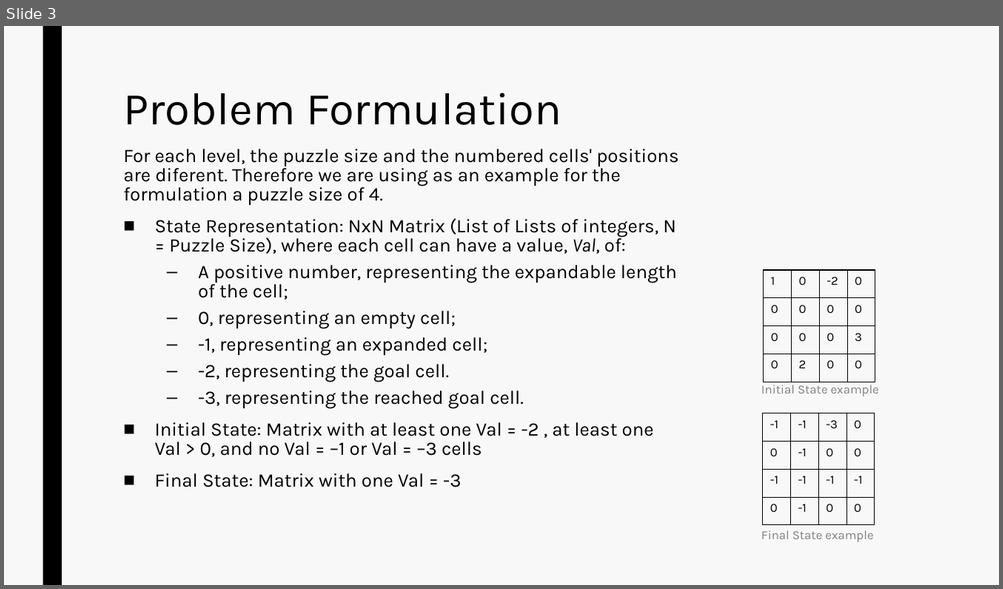
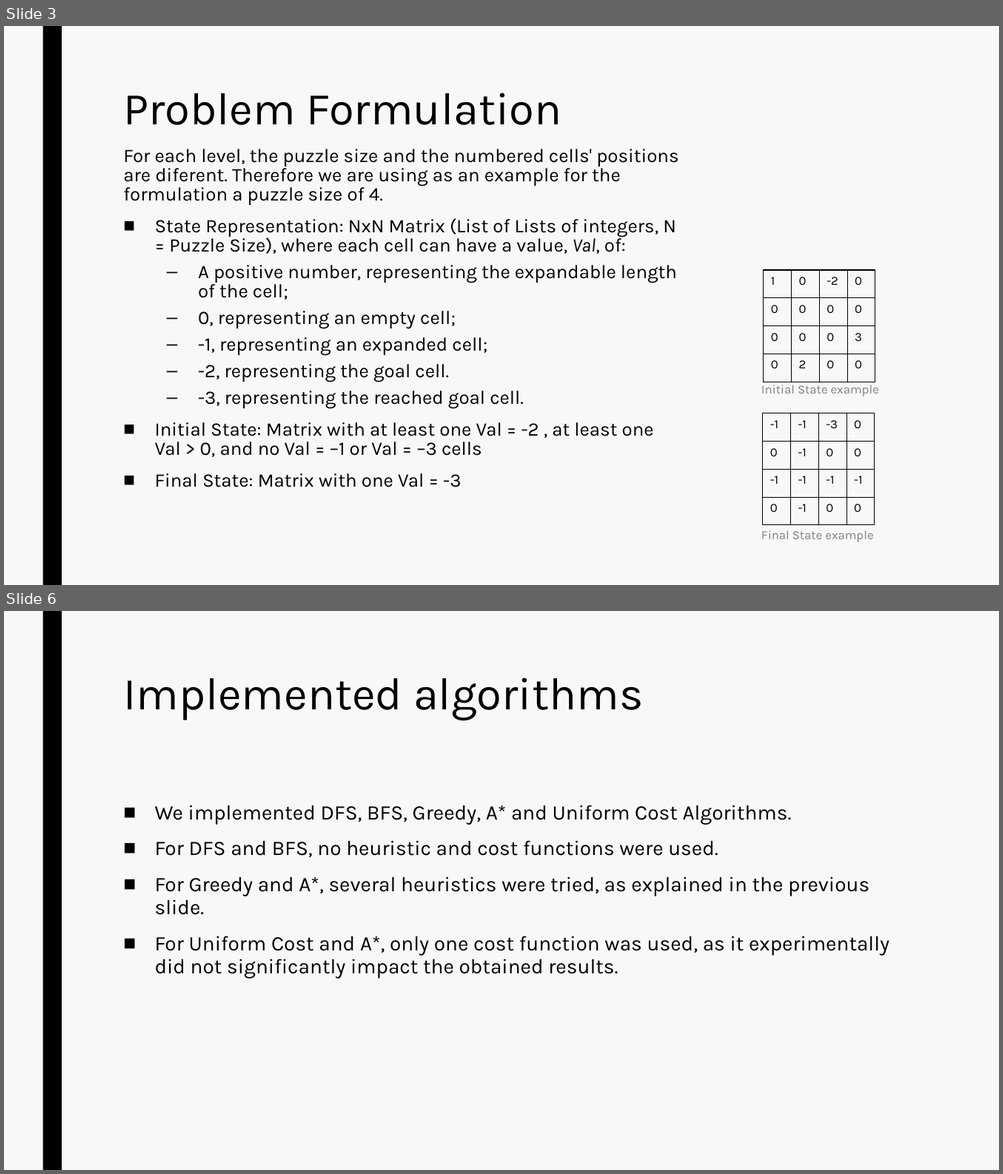
Before and after one commit to MOAAS/ZhedAI, a slide deck: TP1 - Zhed/doc/Entrega Final.pptx. Shown one above the other, each under a label of ours: slide 3 before the commit, slides 3 and 6 after it; the slides between them are not shown. The pictures are 1003x589 and 1003x1174 pixels, drawn with LibreOffice and Linux fonts; fonts in the diff are those of the drawing. Boxes give left, top, right and bottom in pixels: in the first picture for what was removed or moved away, otherwise in the second. Text is boxed around its words. In the diff, an @@ line names an element or a change of style, - is before the commit and + after.

```diff
--- a/TP1 - Zhed/doc/Entrega Final.pptx
+++ b/TP1 - Zhed/doc/Entrega Final.pptx
@@ slide 6 added at (x1=4, y1=611, x2=999, y2=1170), background #F8F8F8; not listed: 1 template element that a slide beside it also shows @@
@@ title added at (x1=123, y1=678, x2=643, y2=721), 44 pt, text #000000 @@
+Implemented algorithms
@@ text added at (x1=155, y1=805, x2=889, y2=979), 20 pt, text #000000 @@
+■ We implemented DFS, BFS, Greedy, A* and Uniform Cost Algorithms.
+■ For DFS and BFS, no heuristic and cost functions were used.
+■ For Greedy and A*, several heuristics were tried, as explained in the previous slide.
+■ For Uniform Cost and A*, only one cost function was used, as it experimentally did not significantly impact the obtained results.
```
Also in this commit, not shown: 3 slides changed, 2 other slides added, 4 slides removed, 1 other file.
